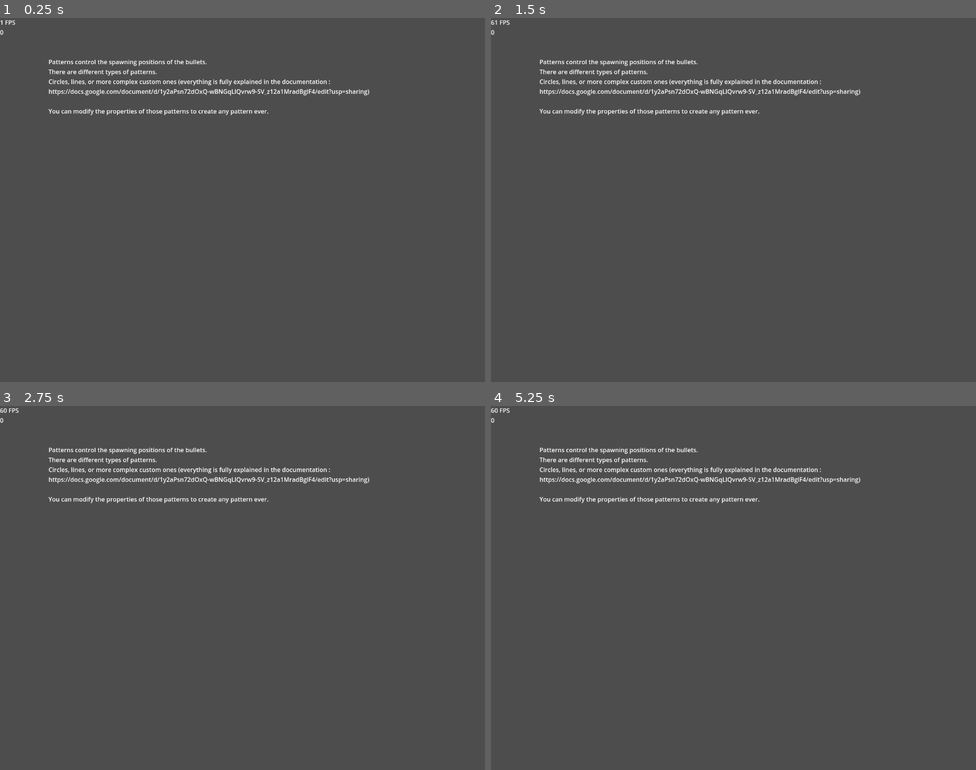
Above: before the commit, frames 1-4 (two rows, left to right).
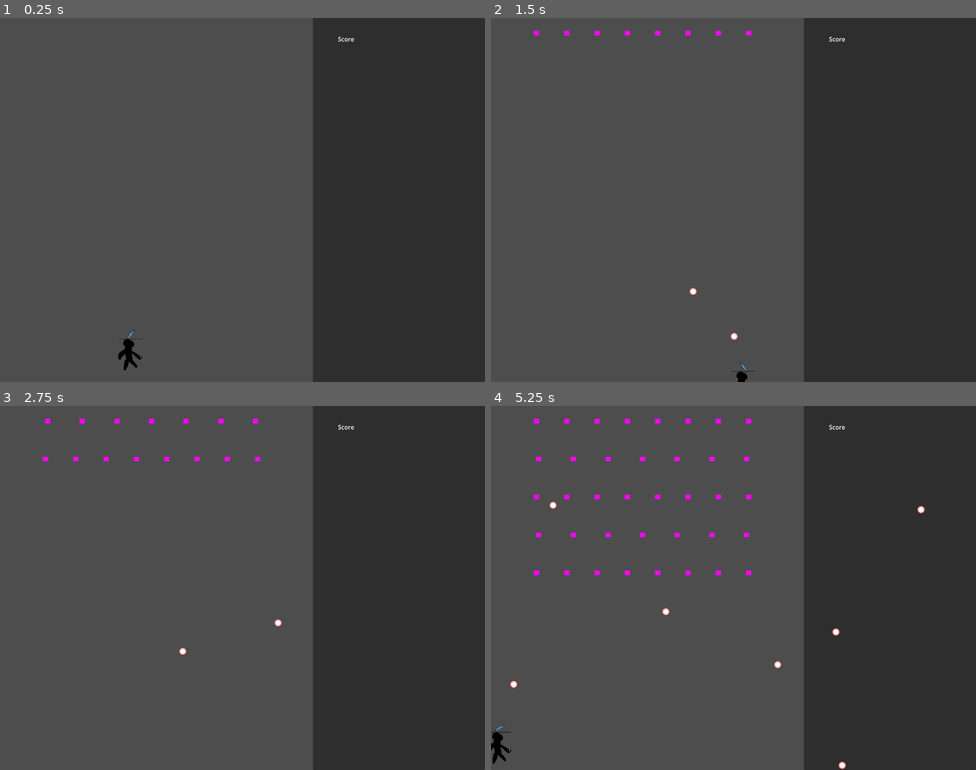
Above: after the commit, the same moments.

Repository: Haaarbo/Ocean-Game-Jam---Bubble
Game: Godot game, scene res://scenes/world.tscn
Two runs of this game, one before a commit and one after it. Both use one fixed random seed, a clock stepped at 60 frames per second and the inputs below. Before the commit the project starts from res://addons/BulletUpHell/ExampleScenes/Example1_Pattern_Types.tscn. The engine's default icon, where the game draws it, is replaced by a stand-in: a white triangle on a blue panel in a dark square.
Inputs (mouse positions are in pixels of both pictures, inside the frame that each line leads up to):
- Up to frame 1 (0.25 s): no input
- Up to frame 2 (1.5 s): tap Enter at 0.5 s; move the mouse to (840, 181) at 0.52 s; hold D (Right) 0.53-1.28 s; click (840, 181) at 0.6 s; move the mouse to (636, 218) at 1.27 s; hold S (Down) from 1.28 s (still down); click (636, 218) at 1.35 s
- Up to frame 3 (2.75 s): move the mouse to (291, 507) at 2.02 s; release S (Down) at 2.03 s; hold D (Right) from 2.03 s (still down); click (291, 507) at 2.1 s
- Up to frame 4 (5.25 s): tap Space at 2.75 s; move the mouse to (709, 660) at 2.77 s; release D (Right) at 2.78 s; hold W (Up) 2.78-3.53 s; click (709, 660) at 2.85 s; move the mouse to (879, 642) at 3.52 s; hold A (Left) 3.53-5.03 s; click (879, 642) at 3.6 s; move the mouse to (588, 533) at 4.27 s; click (588, 533) at 4.35 s; move the mouse to (757, 588) at 5.02 s; hold S (Down) from 5.03 s (still down); click (757, 588) at 5.1 s

The runs differ from the first frame. In frame 1, 37% of the frame differs, in the area x 0-100%, y 0-100%; in frame 2, 37%; in frame 3, 37%; in frame 4, 38%.
Error before the commit: Parse Error: Class "BulletProps" hides a global script class. (res://addons/BulletUpHell/Bullet/BulletProps.gd:4)

Commit message:
Alinhamento de Versão
Mudanças em andamento no presonagem e na bullet, subindo agora a fim de tentar alinhar as versões.

Diff:
--- a/project.godot
+++ b/project.godot
@@ -11,7 +11,7 @@
 [application]
 
 config/name="Bolha"
-run/main_scene="res://addons/BulletUpHell/ExampleScenes/Example1_Pattern_Types.tscn"
+run/main_scene="res://scenes/world.tscn"
 config/features=PackedStringArray("4.3", "GL Compatibility")
 config/icon="res://icon.svg"
 
@@ -27,7 +27,6 @@
 [editor_plugins]
 
 enabled=PackedStringArray("res://addons/BulletUpHell/plugin.cfg")
-
 
 [global_group]
 
@@ -72,6 +71,11 @@
 ]
 }
 
+[layer_names]
+
+2d_physics/layer_1="Player"
+2d_physics/layer_2="Bubble"
+2d_physics/layer_3="Bullet"
 
 [rendering]
 
--- a/scenes/Player.tscn
+++ b/scenes/Player.tscn
@@ -10,6 +10,7 @@
 [node name="Player" type="Node2D"]
 
 [node name="CharacterBody2D" type="CharacterBody2D" parent="."]
+collision_mask = 6
 script = ExtResource("1_boqv3")
 
 [node name="Sprite2D" type="Sprite2D" parent="CharacterBody2D"]
--- a/scenes/bullet.tscn
+++ b/scenes/bullet.tscn
@@ -10,6 +10,7 @@
 script = ExtResource("1_p2neh")
 
 [node name="Area2D" type="Area2D" parent="."]
+collision_layer = 4
 
 [node name="Sprite2D" type="Sprite2D" parent="Area2D"]
 texture = ExtResource("2_lxy0l")
--- a/scripts/Player.gd
+++ b/scripts/Player.gd
@@ -2,13 +2,18 @@
 
 
 const SPEED = 430.0
+var collision = get_slide_collision(0)
+
+var life: int = 6
+var grazebar: int = 100
 
 func movement():
 	var direction := Input.get_vector("Left", "Right","Up","Down")
 	velocity = direction*SPEED
 
-	if Input.is_action_pressed("Shift"):
+	if grazebar>0:
 		velocity = (direction*SPEED)/2
+		grazebar -= 0.005
 
 func _physics_process(delta: float) -> void:
 
@@ -16,3 +21,7 @@
 	# As good practice, you should replace UI actions with custom gameplay actions.
 	movement()
 	move_and_slide()
+	if move_and_slide():
+		print(collision.get_collider())
+
+#func _process(delta: float) -> void:
